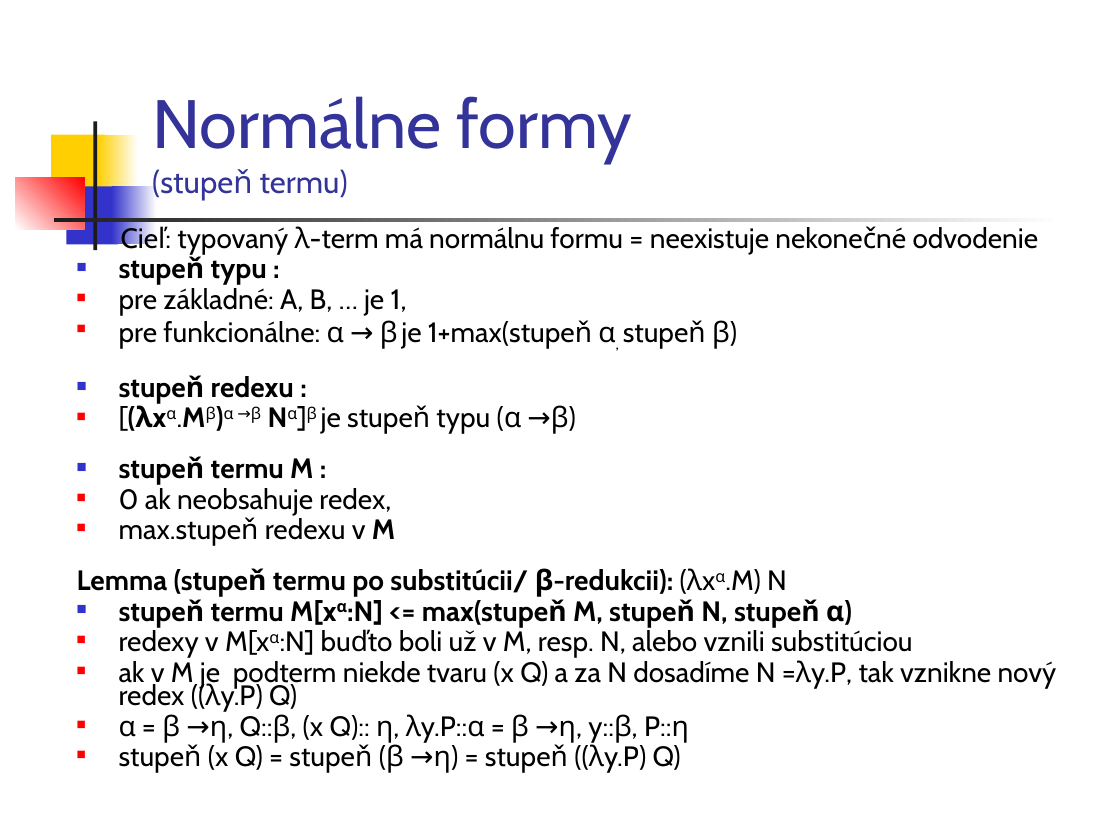
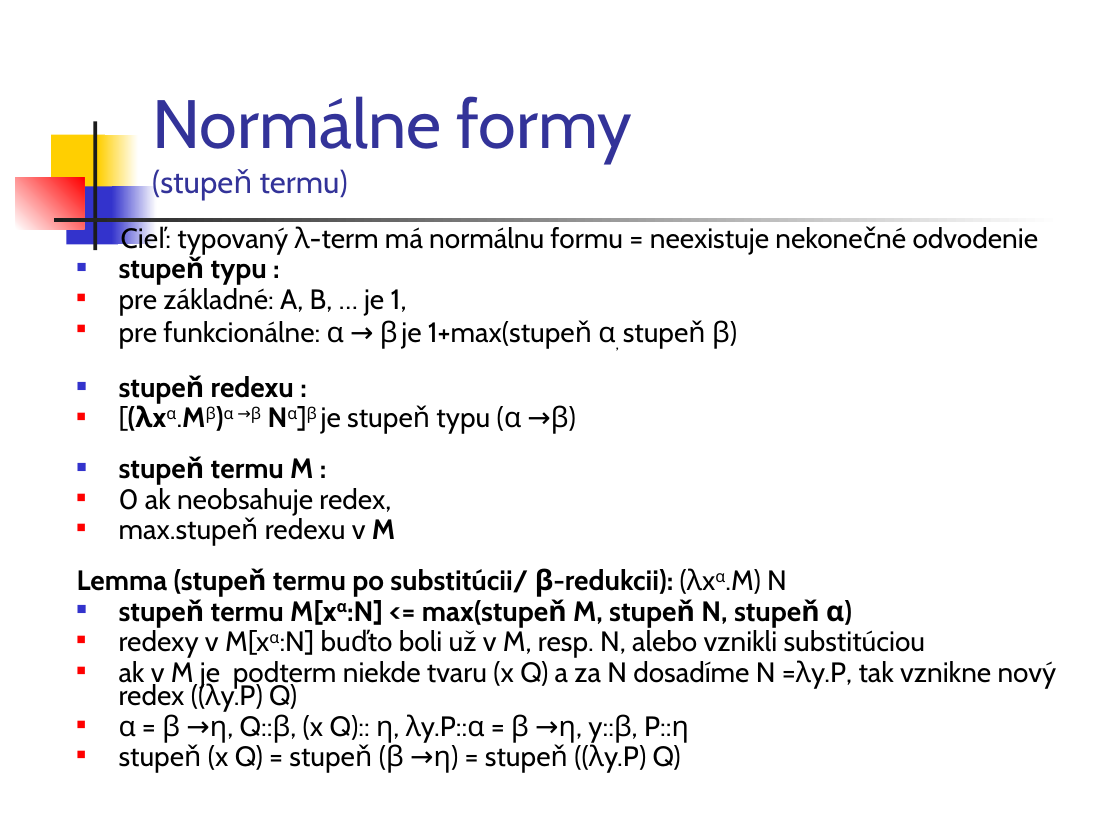
Before and after one commit to Funkcionalne/Prednasky, a slide deck: slide 9 of 08/08_fpro.ppt. Drawn at 1120x840 pixels with LibreOffice and Linux fonts; fonts in the diff are those of the drawing. Boxes give left, top, right and bottom in pixels: in the first picture for what was removed or moved away, otherwise in the second. Text is boxed around its words. In the diff, an @@ line names an element or a change of style, - is before the commit and + after.

```diff
--- a/08/08_fpro.ppt
+++ b/08/08_fpro.ppt
@@ text at <box>119,630,926,658</box>: text changed @@
-  ■ redexy v M[xα:N] buďto boli už v M, resp. N, alebo vznili substitúciou
+  ■ redexy v M[xα:N] buďto boli už v M, resp. N, alebo vznikli substitúciou
```
Also in this commit, not shown: 6 other slides changed, 5 other files.
